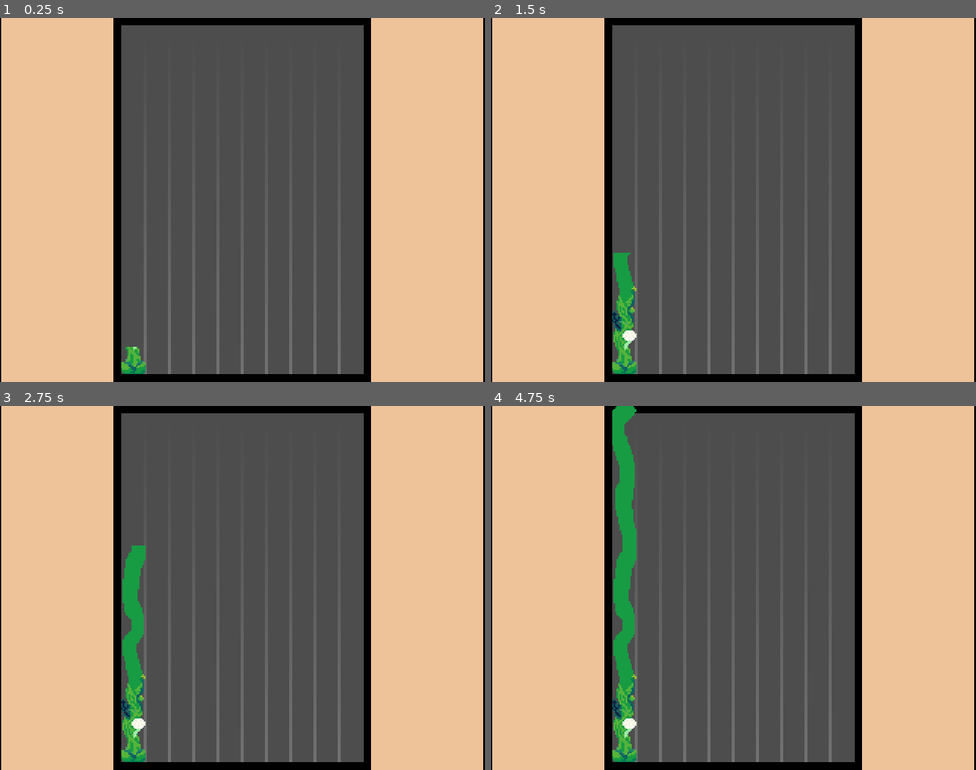
Above: before the commit, frames 1-4 (two rows, left to right).
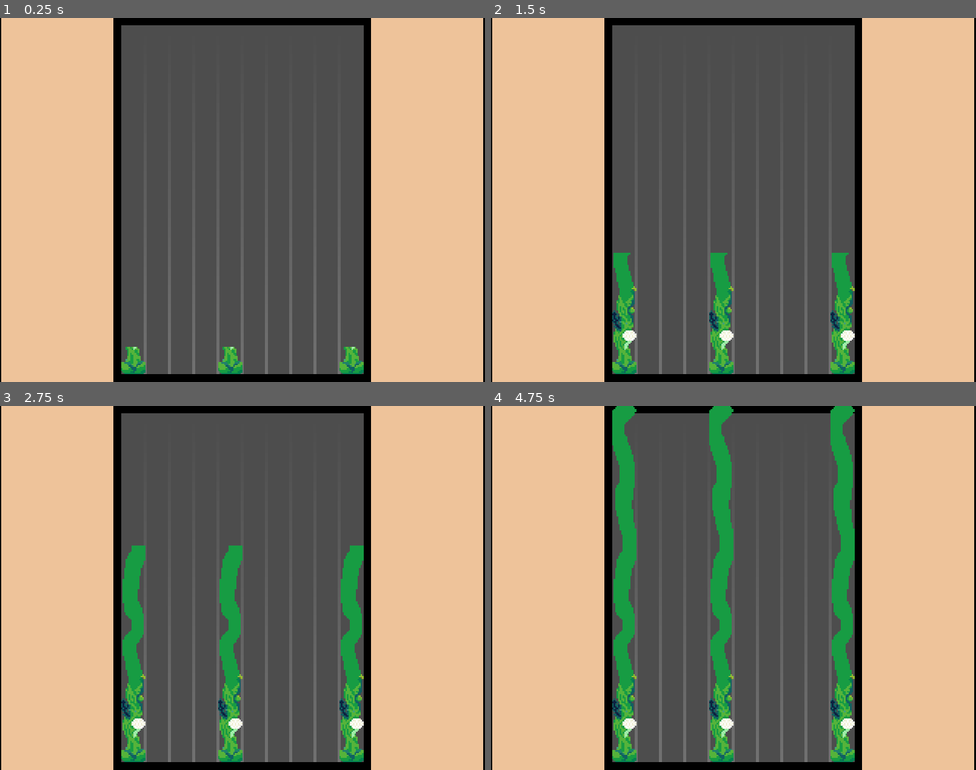
Above: after the commit, the same moments.

Repository: jacksonmist/Weedpocalypse
Game: Godot game, scene res://Scenes/root.tscn
The game is run twice, just before and just after one commit, with the same random seed, the same clock (stepped at 60 frames per second) and the same inputs.
Inputs (mouse positions are in pixels of both pictures, inside the frame that each line leads up to):
- Up to frame 1 (0.25 s): no input
- Up to frame 2 (1.5 s): move the mouse to (840, 181) at 0.52 s; hold 1 (Hand) 0.53-1.28 s; click (840, 181) at 0.67 s; tap 2 (Scythe) at 0.8, 1.35 s; move the mouse to (636, 218) at 1.27 s; click (636, 218) at 1.42 s
- Up to frame 3 (2.75 s): tap 1 (Hand) at 1.55 s; move the mouse to (291, 507) at 2.02 s; hold 1 (Hand) from 2.03 s (still down); click (291, 507) at 2.17 s; tap 2 (Scythe) at 2.3 s
- Up to frame 4 (4.75 s): move the mouse to (709, 660) at 2.77 s; release 1 (Hand) at 2.78 s; tap 2 (Scythe) at 2.85, 3.8, 4.35 s; click (709, 660) at 2.92 s; tap 1 (Hand) at 3.05, 4.55 s; move the mouse to (879, 642) at 3.52 s; hold 1 (Hand) 3.53-4.28 s; click (879, 642) at 3.67 s; tap 3 (Weekiller) at 4.15 s; move the mouse to (588, 533) at 4.27 s; click (588, 533) at 4.42 s

The runs differ from the first frame. In frame 1, 0.6% of the frame differs, in the area x 45-75%, y 90-98%; in frame 2, 2.4%; in frame 3, 4.1%; in frame 4, 6.6%, in the area x 45-75%, y 0-98%.

Commit message:
Finished Grab function in Weed base class

Diff:
--- /dev/null
+++ b/Scenes/Weeds/Dandelion_Weed.tscn
@@ -0,0 +1,26 @@
+[gd_scene format=3 uid="uid://dfxcw512y58mt"]
+
+[ext_resource type="Script" uid="uid://bfxbjn1bmdu54" path="res://Scripts/Weeds/dandelion_weed.gd" id="1_ebb8y"]
+[ext_resource type="Texture2D" uid="uid://dlyj0ge2h5q16" path="res://Sprites/WeedMask.png" id="1_tpb20"]
+[ext_resource type="Texture2D" uid="uid://bmtqp8pqv6tsb" path="res://Sprites/DandelionWeed.png" id="2_hl2pi"]
+
+[sub_resource type="RectangleShape2D" id="RectangleShape2D_r3lo5"]
+size = Vector2(16, 240)
+
+[node name="DandelionPivot" type="Node2D" unique_id=1336183014]
+
+[node name="Weed" type="Node2D" parent="." unique_id=2007246088]
+position = Vector2(0, -120)
+script = ExtResource("1_ebb8y")
+sprite_array = Array[Texture]([ExtResource("2_hl2pi")])
+
+[node name="WeedMask" type="Sprite2D" parent="Weed" unique_id=25107849]
+clip_children = 1
+texture = ExtResource("1_tpb20")
+
+[node name="WeedSprite" type="Sprite2D" parent="Weed/WeedMask" unique_id=515589144]
+
+[node name="Area2D" type="Area2D" parent="Weed" unique_id=942955904]
+
+[node name="CollisionShape2D" type="CollisionShape2D" parent="Weed/Area2D" unique_id=1574559941]
+shape = SubResource("RectangleShape2D_r3lo5")
--- /dev/null
+++ b/Scenes/Weeds/WeedBase.tscn
@@ -0,0 +1,22 @@
+[gd_scene format=3 uid="uid://cxkiisbym1w0g"]
+
+[ext_resource type="Texture2D" uid="uid://dlyj0ge2h5q16" path="res://Sprites/WeedMask.png" id="3_dhnwh"]
+
+[sub_resource type="RectangleShape2D" id="RectangleShape2D_r3lo5"]
+size = Vector2(16, 240)
+
+[node name="WeedPivot" type="Node2D" unique_id=1336183014]
+
+[node name="Weed" type="Node2D" parent="." unique_id=2007246088]
+position = Vector2(0, -120)
+
+[node name="WeedMask" type="Sprite2D" parent="Weed" unique_id=25107849]
+clip_children = 1
+texture = ExtResource("3_dhnwh")
+
+[node name="WeedSprite" type="Sprite2D" parent="Weed/WeedMask" unique_id=515589144]
+
+[node name="Area2D" type="Area2D" parent="Weed" unique_id=942955904]
+
+[node name="CollisionShape2D" type="CollisionShape2D" parent="Weed/Area2D" unique_id=1574559941]
+shape = SubResource("RectangleShape2D_r3lo5")
--- /dev/null
+++ b/Scenes/mouse_controller.gd
@@ -0,0 +1,43 @@
+extends Area2D
+
+var mouse_position: Vector2
+var current_tool: Game_Enums.Tool
+
+var grabbed_weeds: Array[Weed]
+# Called when the node enters the scene tree for the first time.
+func _ready() -> void:
+	current_tool = Game_Enums.Tool.HAND
+	area_entered.connect(use_tool)
+	monitoring = false
+
+
+# Called every frame. 'delta' is the elapsed time since the previous frame.
+func _process(delta: float) -> void:
+	position = get_global_mouse_position()
+
+func set_tool(tool: Game_Enums.Tool):
+	current_tool = tool
+
+func set_active(is_active: bool):
+	monitoring = is_active
+	if(!is_active):
+		for weed in grabbed_weeds:
+			weed.grab(false)
+		grabbed_weeds = []
+
+func use_tool(area: Area2D):
+	var weed = area.get_parent()
+	match current_tool:
+		Game_Enums.Tool.HAND:
+			if(add_grabbed_weed(weed)):
+				weed.grab(true)
+		Game_Enums.Tool.SCYTHE:
+			weed.cut()
+		Game_Enums.Tool.WEEDKILLER:
+			weed.weedkiller()
+
+func add_grabbed_weed(weed: Weed):
+	if(!grabbed_weeds.has(weed)):
+		grabbed_weeds.append(weed)
+		return true
+	return false
--- a/Scenes/root.tscn
+++ b/Scenes/root.tscn
@@ -3,11 +3,13 @@
 [ext_resource type="Script" uid="uid://cl0ynomap58vy" path="res://Scripts/player_controller.gd" id="1_8pvmw"]
 [ext_resource type="Texture2D" uid="uid://dpaqc3hbhry8h" path="res://Sprites/ScreenTemplate.png" id="1_i04dx"]
 [ext_resource type="Script" uid="uid://dr3p83w7xi033" path="res://Scripts/tool_manager.gd" id="2_vnucn"]
+[ext_resource type="Script" uid="uid://bu5tv0124e1ly" path="res://Scenes/mouse_controller.gd" id="3_qtxxq"]
 [ext_resource type="Texture2D" uid="uid://c3qrx56nve36c" path="res://Sprites/GridLines.png" id="4_4g5cr"]
 [ext_resource type="Script" uid="uid://fxgslwu0e5lc" path="res://Scenes/grid_manager.gd" id="4_c3mwy"]
-[ext_resource type="Texture2D" uid="uid://bmtqp8pqv6tsb" path="res://Sprites/DandelionWeed.png" id="6_ckhy6"]
-[ext_resource type="Script" uid="uid://bfxbjn1bmdu54" path="res://Scripts/Weeds/dandelion_weed.gd" id="6_r3lo5"]
-[ext_resource type="Texture2D" uid="uid://dlyj0ge2h5q16" path="res://Sprites/WeedMask.png" id="7_r3lo5"]
+[ext_resource type="PackedScene" uid="uid://dfxcw512y58mt" path="res://Scenes/Weeds/Dandelion_Weed.tscn" id="7_dun2r"]
+
+[sub_resource type="CircleShape2D" id="CircleShape2D_8fnbn"]
+radius = 8.0
 
 [node name="Root" type="Node2D" unique_id=1014854693]
 
@@ -16,6 +18,12 @@
 
 [node name="ToolManager" type="Node" parent="Player" unique_id=1192835480]
 script = ExtResource("2_vnucn")
+
+[node name="MouseController" type="Area2D" parent="Player" unique_id=737281661]
+script = ExtResource("3_qtxxq")
+
+[node name="CollisionShape2D" type="CollisionShape2D" parent="Player/MouseController" unique_id=1036269496]
+shape = SubResource("CircleShape2D_8fnbn")
 
 [node name="Camera" type="Camera2D" parent="." unique_id=1524720331]
 position = Vector2(80, -115)
@@ -34,14 +42,11 @@
 grid_width = 10
 grid_height = 15
 
-[node name="Weed" type="Node2D" parent="." unique_id=1428564073]
-position = Vector2(8, -120)
-script = ExtResource("6_r3lo5")
-sprite_array = Array[Texture]([ExtResource("6_ckhy6")])
+[node name="DandelionPivot" parent="." unique_id=1336183014 instance=ExtResource("7_dun2r")]
+position = Vector2(8, 0)
 
-[node name="WeedMask" type="Sprite2D" parent="Weed" unique_id=980901739]
-clip_children = 1
-texture = ExtResource("7_r3lo5")
+[node name="DandelionPivot2" parent="." unique_id=559165376 instance=ExtResource("7_dun2r")]
+position = Vector2(72, 0)
 
-[node name="WeedSprite" type="Sprite2D" parent="Weed/WeedMask" unique_id=1169837577]
-texture = ExtResource("6_ckhy6")
+[node name="DandelionPivot3" parent="." unique_id=1757794253 instance=ExtResource("7_dun2r")]
+position = Vector2(152, 0)
--- a/Scripts/Weeds/weed.gd
+++ b/Scripts/Weeds/weed.gd
@@ -4,16 +4,72 @@
 @export var sprite_array: Array[Texture]
 const INITIAL_OFFSET: Vector2 = Vector2(0, 235)
 
-@export var grow_rate: float = 50
+@export var grow_rate: float = 50.0
+var base_length = 240
+var grow_rate_additive: float = 0.0
 var growth: float = 0
+var is_growing: bool = true
+var is_grabbing: bool
+var grab_point: Vector2
+var initial_position: Vector2
+var rotation_time: float = 0.5
+var scale_time = 0.3
+var stretch_threshold: float = 100
+
 @onready var weed_mask: Sprite2D = $WeedMask
 @onready var weed_sprite: Sprite2D = $WeedMask/WeedSprite
+@onready var area_2d: Area2D = $Area2D
+@onready var collision_shape: CollisionShape2D = $Area2D/CollisionShape2D
+@onready var pivot: Node2D = get_parent()
+
 
 func _ready() -> void:
+	initial_position = position
+	collision_shape.shape = collision_shape.shape.duplicate()
 	weed_sprite.texture = sprite_array.pick_random()
 	weed_mask.offset = INITIAL_OFFSET
+	collision_shape.position = INITIAL_OFFSET
 
 func _process(delta: float) -> void:
-	if(weed_mask.offset.y > 0):
+	if(weed_mask.offset.y > 0 and is_growing):
 		growth += delta * grow_rate
-		weed_mask.offset = Vector2(0, INITIAL_OFFSET.y - growth)
+		var offset = Vector2(0, INITIAL_OFFSET.y - growth)
+		weed_mask.offset = offset
+		collision_shape.position = offset
+	elif(is_grabbing):
+		var mouse_pos = get_global_mouse_position()
+		var to_mouse = mouse_pos - pivot.position
+		var distance_from_grab = (mouse_pos - grab_point).length()
+		grow_rate_additive += (delta * grow_rate * 0.2)
+		pivot.look_at(get_global_mouse_position())
+		pivot.rotation += PI/2
+		pivot.scale.y = to_mouse.length() / (base_length - weed_mask.offset.y)
+		if(distance_from_grab > stretch_threshold):
+			fully_stretched()
+
+func return_to_normal():
+	var tween = create_tween()
+	tween.set_parallel()
+	tween.set_trans(Tween.TRANS_ELASTIC)
+	tween.set_ease(Tween.EASE_IN_OUT)
+	tween.tween_property(pivot, "scale", Vector2(1, 1), scale_time)
+	tween.tween_property(pivot, "rotation", 0, rotation_time)
+
+func grab(grabbing: bool):
+	is_grabbing = grabbing
+	if(is_grabbing):
+		is_growing = false
+		grab_point = get_global_mouse_position()
+	else:
+		is_growing = true
+		grow_rate += grow_rate_additive
+		grow_rate_additive = 0
+		return_to_normal()
+func fully_stretched():
+	grab(false)
+
+func cut():
+	print("cutting")
+
+func weedkiller():
+	print("weed killering")
--- a/Scripts/player_controller.gd
+++ b/Scripts/player_controller.gd
@@ -1,6 +1,8 @@
 extends Node2D
 
 @onready var tool_manager: Node = $ToolManager
+@onready var mouse_controller: Area2D = $MouseController
+
 var is_mouse_active
 
 func _ready() -> void:
@@ -13,9 +15,13 @@
 func _unhandled_input(event: InputEvent) -> void:
 	if(event.is_action_pressed("Hand")):
 		tool_manager.switch_tool(Game_Enums.Tool.HAND)
+		mouse_controller.set_tool(Game_Enums.Tool.HAND)
 	if(event.is_action_pressed("Scythe")):
 		tool_manager.switch_tool(Game_Enums.Tool.SCYTHE)
+		mouse_controller.set_tool(Game_Enums.Tool.SCYTHE)
 	if(event.is_action_pressed("Weekiller")):
 		tool_manager.switch_tool(Game_Enums.Tool.WEEDKILLER)
+		mouse_controller.set_tool(Game_Enums.Tool.WEEDKILLER)
 	if(event is InputEventMouseButton):
 		tool_manager.set_tool_active(event.pressed)
+		mouse_controller.set_active(event.pressed)
--- a/Scripts/tool_manager.gd
+++ b/Scripts/tool_manager.gd
@@ -21,6 +21,7 @@
 		Game_Enums.Tool.WEEDKILLER:
 			current_tool = weedkiller_tool
 	print(current_tool.name)
+
 func set_tool_active(state: bool):
 	if(current_tool):
 		current_tool.set_active(state)
Not shown, added: Scenes/mouse_controller.gd.uid
